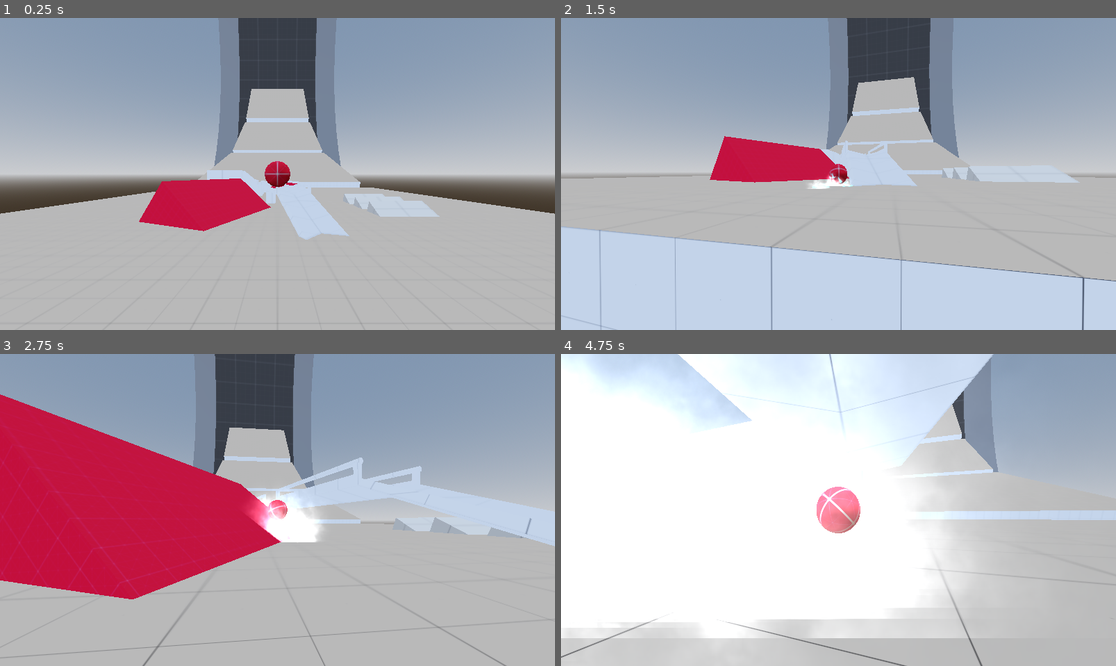
Above: before the commit, frames 1-4 (two rows, left to right).
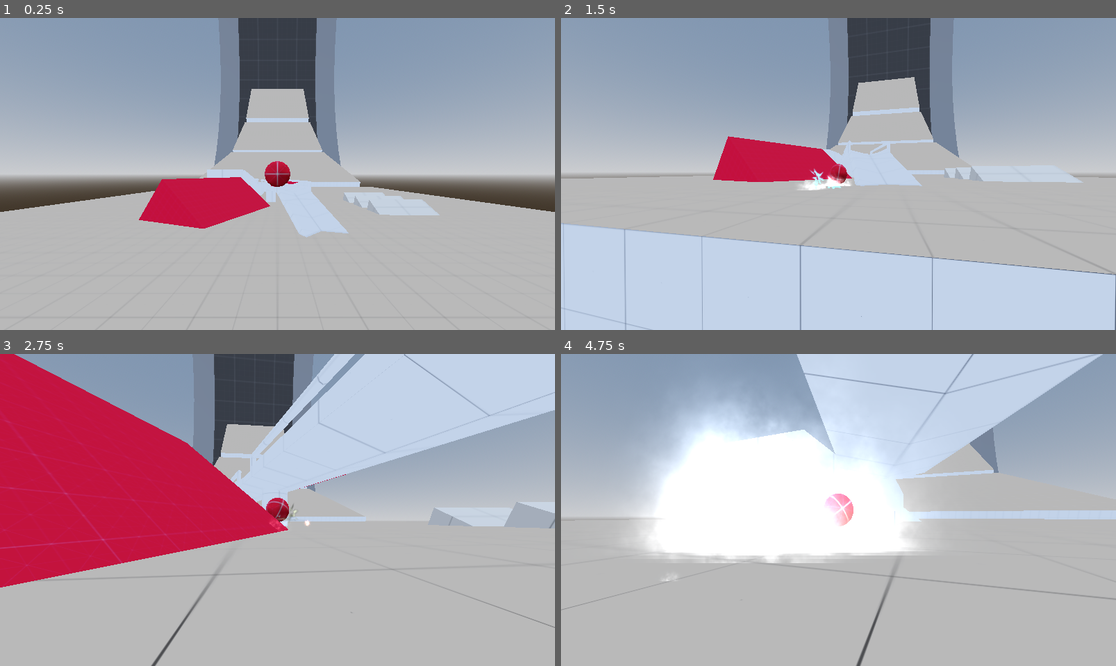
Above: after the commit, the same moments.

Repository: Bartticus/GMTK2025
Game: Godot game, scene res://Scenes/main/main.tscn
Same seed, same stepped clock (60 frames per second), same inputs: the game is played once before the commit and once after it.
Inputs (mouse positions are in pixels of both pictures, inside the frame that each line leads up to):
- Up to frame 1 (0.25 s): no input
- Up to frame 2 (1.5 s): move the mouse to (866, 174) at 0.52 s; hold Space (drift) 0.53-1.28 s; hold W (forward) from 0.53 s (still down); move the mouse to (810, 174) at 1.27 s; tap Space (drift) at 1.35 s
- Up to frame 3 (2.75 s): keep holding W (forward); move the mouse to (288, 503) at 2.02 s; hold Mouse wheel down (wheel_down) from 2.03 s (still down); tap Space (drift) at 2.3 s
- Up to frame 4 (4.75 s): keep holding W (forward); move the mouse to (832, 516) at 2.77 s; release Mouse wheel down (wheel_down) at 2.78 s; tap Mouse wheel up (wheel_up) at 2.85 s; tap Space (drift) at 3.05, 4.35 s; move the mouse to (877, 513) at 3.52 s; hold Space (drift) 3.53-4.28 s; move the mouse to (794, 506) at 4.27 s

The runs differ from the first frame. In frame 1, 0.9% of the frame differs, in the area x 0-100%, y 26-98%; in frame 2, 3.0%; in frame 3, 29%; in frame 4, 52%, in the area x 0-100%, y 0-100%.

Commit message:
Adjusted gravity scale

Diff:
--- a/Scenes/marble/drift_fx.gd
+++ b/Scenes/marble/drift_fx.gd
@@ -22,7 +22,6 @@
 
 func _process(delta: float) -> void:
 	global_transform.basis = Basis.IDENTITY
-
 
 	y_rot = lerp_angle(y_rot, current_move_rot, delta*8.0)
 
--- a/Scenes/marble/marble.gd
+++ b/Scenes/marble/marble.gd
@@ -1,3 +1,4 @@
+class_name Marble
 extends RigidBody3D
 
 @export_range(0.0, 600.0, 10.0) var torque: float = 200
@@ -129,7 +130,7 @@
 		new_friction = 0
 
 	if Input.is_action_pressed("drift"):
-		linear_velocity = linear_velocity.lerp(Vector3.ZERO, delta * brake_force)
+		linear_velocity = linear_velocity.lerp(linear_velocity.normalized(), brake_force * delta)
 		physics_material_override.friction = 0.1
 
 		var max_friction: float = 500
--- a/Scenes/marble/marble.tscn
+++ b/Scenes/marble/marble.tscn
@@ -24,7 +24,7 @@
 [sub_resource type="PhysicsMaterial" id="PhysicsMaterial_vfrwj"]
 friction = 2.0
 rough = true
-bounce = 0.2
+bounce = 0.4
 
 [sub_resource type="SphereShape3D" id="SphereShape3D_qlpfi"]
 
@@ -204,6 +204,7 @@
 [node name="Marble" type="RigidBody3D"]
 collision_layer = 2
 physics_material_override = SubResource("PhysicsMaterial_vfrwj")
+gravity_scale = 1.5
 contact_monitor = true
 max_contacts_reported = 500
 script = ExtResource("1_qlpfi")
Not shown: 1 places in Scenes/main/main.tscn that only renumber resources
Not shown, changed: export_presets.cfg
